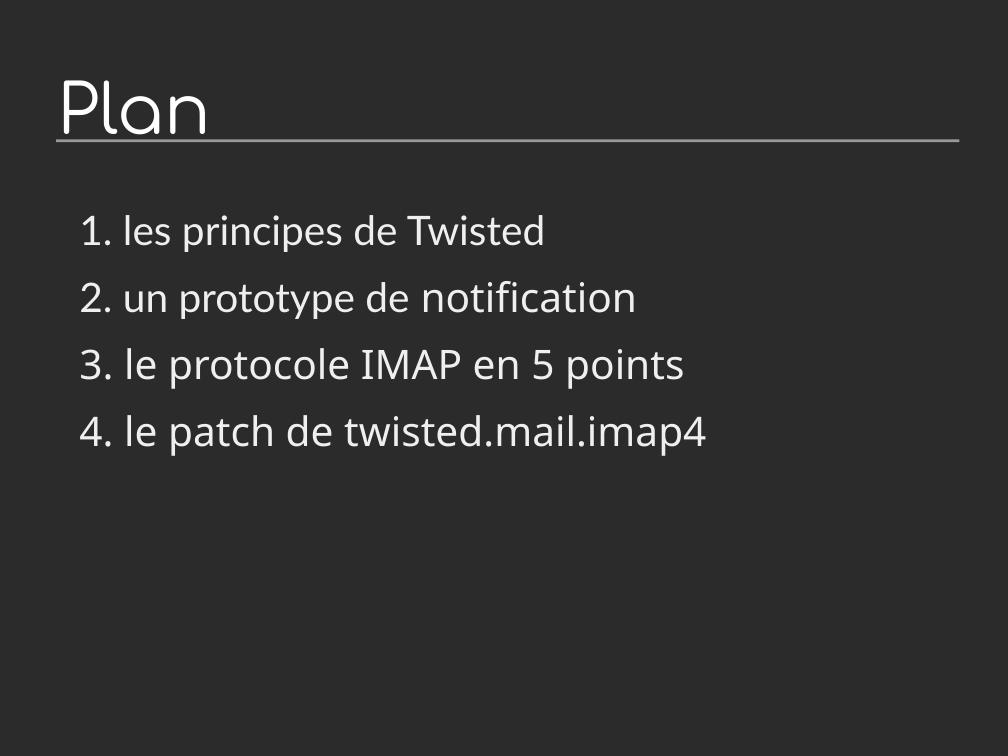
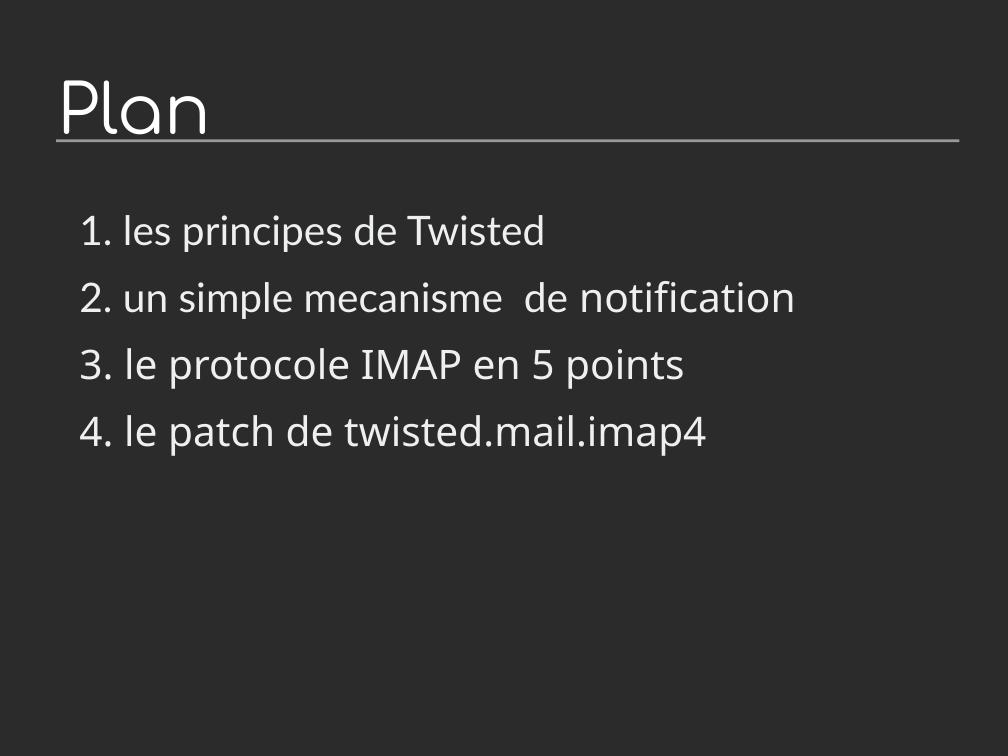
Before and after one commit to jdb/jdb.github.com, a slide deck: slide 2 of imap_idle/pycon-presentation/imap-idle-makingoff.odp. Drawn at 1008x756 pixels with LibreOffice and Linux fonts; fonts in the diff are those of the drawing; background and template pictures are left out; a plain dark background stands for a picture behind light text. Boxes give left, top, right and bottom in pixels: in the first picture for what was removed or moved away, otherwise in the second. Text is boxed around its words. In the diff, an @@ line names an element or a change of style, - is before the commit and + after.

```diff
--- a/imap_idle/pycon-presentation/imap-idle-makingoff.odp
+++ b/imap_idle/pycon-presentation/imap-idle-makingoff.odp
@@ text at (123, 281, 795, 319): text changed @@
-2. un prototype de notification
+2. un simple mecanisme de notification
```
Also in this commit, not shown: 9 other slides changed, 13 slides added, 12 slides removed, 4 other files.
